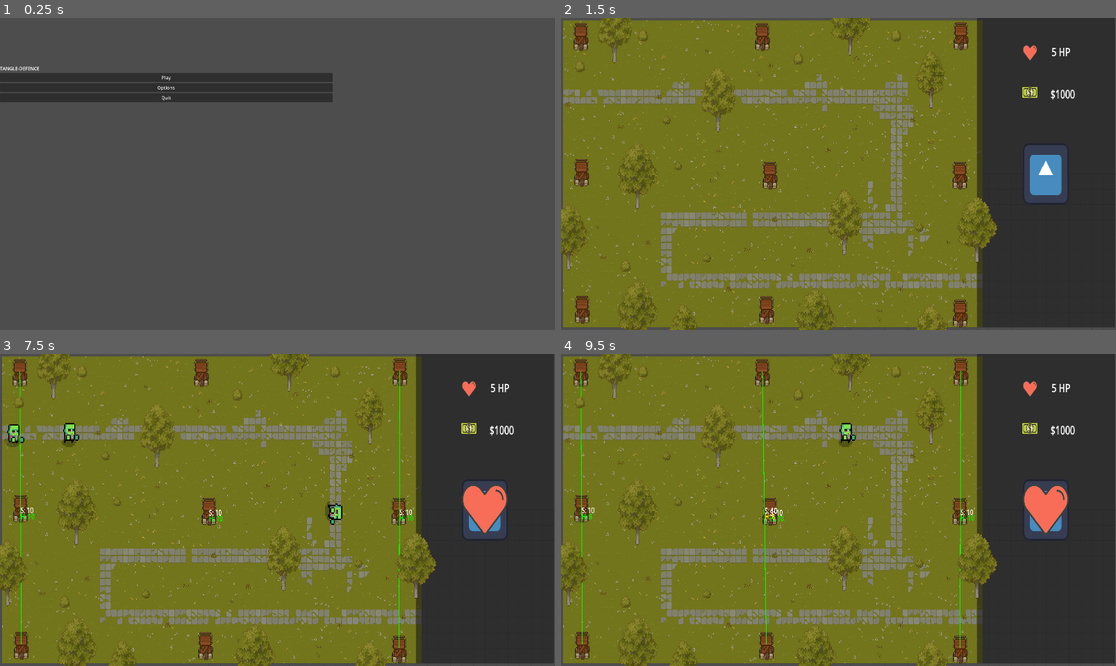
Above: before the commit, frames 1-4 (two rows, left to right).
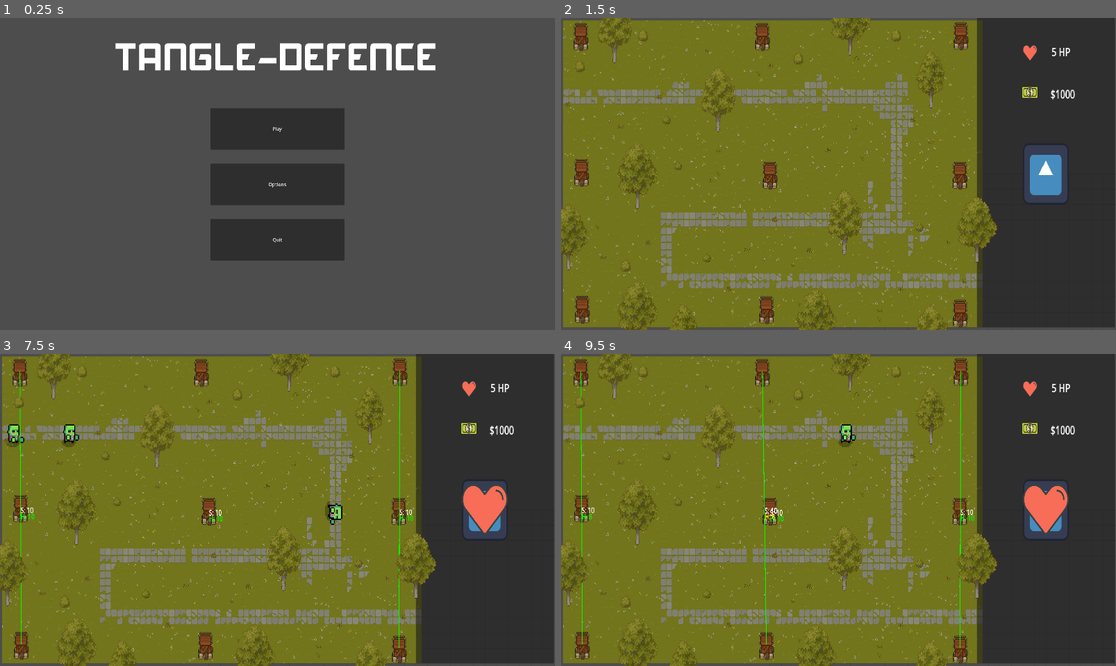
Above: after the commit, the same moments.

Repository: bmachado18/tangle-defence
Game: Godot game, scene res://scenes/menu_scenes/UI.tscn
The game is run twice, just before and just after one commit, with the same random seed, the same clock (stepped at 60 frames per second) and the same inputs. This scene is started directly instead of the project's main scene. The engine's default icon, where the game draws it, is replaced by a stand-in: a white triangle on a blue panel in a dark square.
Inputs (mouse positions are in pixels of both pictures, inside the frame that each line leads up to):
- Up to frame 1 (0.25 s): no input
- Up to frame 2 (1.5 s): click "Options" at 0.5 s; click "Play" at 1.25 s
- Up to frame 3 (7.5 s): click (482, 510) at 2 s; click (482, 510) at 2.75 s; click (482, 510) at 3.5 s; move the mouse to (210, 510) at 4.27 s; click (210, 510) at 4.42 s; move the mouse to (399, 369) at 5.02 s; click (399, 369) at 5.17 s; move the mouse to (399, 647) at 5.77 s; click (399, 647) at 5.92 s; move the mouse to (22, 644) at 6.52 s; click (22, 644) at 6.67 s; move the mouse to (22, 372) at 7.27 s; click (22, 372) at 7.42 s
- Up to frame 4 (9.5 s): move the mouse to (760, 372) at 8.02 s; click (760, 372) at 8.17 s; move the mouse to (766, 644) at 8.77 s; click (766, 644) at 8.92 s

The runs differ from the first frame. In frame 1, 17% of the frame differs, in the area x 0-79%, y 8-78%; in frame 2, nothing differs; in frame 3, less than 0.1%; in frame 4, less than 0.1%.

Commit message:
Feat: Enemies despawn after reaching end

Diff:
--- a/scenes/Enemy.tscn
+++ b/scenes/Enemy.tscn
@@ -74,7 +74,7 @@
 [node name="AnimatedSprite2D" type="AnimatedSprite2D" parent="."]
 scale = Vector2(2.6, 2.6)
 sprite_frames = SubResource("SpriteFrames_isvm2")
-frame_progress = 0.0097186
+frame_progress = 0.167467
 
 [node name="player_damage" type="AudioStreamPlayer2D" parent="."]
 stream = ExtResource("10_82o86")
@@ -82,5 +82,4 @@
 [node name="edge_remove" type="AudioStreamPlayer2D" parent="."]
 stream = ExtResource("11_1gqeq")
 
-[connection signal="edge_collision" from="." to="." method="_on_edge_collision"]
-[connection signal="edge_death" from="." to="." method="_on_edge_death"]
+[connection signal="enemy_despawn" from="." to="." method="_on_enemy_despawn"]
--- a/scenes/menu_scenes/UI.tscn
+++ b/scenes/menu_scenes/UI.tscn
@@ -1,7 +1,13 @@
-[gd_scene load_steps=3 format=3 uid="uid://bswe25340gm8u"]
+[gd_scene load_steps=6 format=3 uid="uid://bswe25340gm8u"]
 
 [ext_resource type="Script" uid="uid://k82w2r5hxaqo" path="res://scripts/menu/main_menu.gd" id="1_w4w6c"]
 [ext_resource type="AudioStream" uid="uid://rvxosxhhgiyp" path="res://assets/audio/click.wav" id="2_5glal"]
+[ext_resource type="FontFile" uid="uid://bemrttiqrgs7x" path="res://assets/ui/fonts/akashi.ttf" id="3_a2jmn"]
+[ext_resource type="Theme" uid="uid://d35wy3gqpn5rq" path="res://assets/default_theme.tres" id="4_1r6f3"]
+
+[sub_resource type="LabelSettings" id="LabelSettings_r26rp"]
+font = ExtResource("3_a2jmn")
+font_size = 128
 
 [node name="UI" type="Control"]
 layout_mode = 3
@@ -12,35 +18,46 @@
 grow_vertical = 2
 script = ExtResource("1_w4w6c")
 
-[node name="MarginContainer" type="MarginContainer" parent="."]
+[node name="button_click" type="AudioStreamPlayer" parent="."]
+stream = ExtResource("2_5glal")
+
+[node name="Label" type="Label" parent="."]
 layout_mode = 0
-offset_top = 163.0
-offset_right = 1151.0
-offset_bottom = 420.0
+offset_top = 88.0
+offset_right = 1920.0
+offset_bottom = 280.0
+text = "TANGLE-DEFENCE"
+label_settings = SubResource("LabelSettings_r26rp")
+horizontal_alignment = 1
 
-[node name="VBoxContainer" type="VBoxContainer" parent="MarginContainer"]
+[node name="button_quit" type="Button" parent="."]
 layout_mode = 2
-
-[node name="Label" type="Label" parent="MarginContainer/VBoxContainer"]
-layout_mode = 2
-text = "TANGLE-DEFENCE"
-
-[node name="button_play" type="Button" parent="MarginContainer/VBoxContainer"]
-layout_mode = 2
-text = "Play"
-
-[node name="button_options" type="Button" parent="MarginContainer/VBoxContainer"]
-layout_mode = 2
-text = "Options"
-
-[node name="button_quit" type="Button" parent="MarginContainer/VBoxContainer"]
-layout_mode = 2
+offset_left = 728.0
+offset_top = 696.0
+offset_right = 1192.0
+offset_bottom = 840.0
+theme = ExtResource("4_1r6f3")
 text = "Quit
 "
 
-[node name="button_click" type="AudioStreamPlayer" parent="."]
-stream = ExtResource("2_5glal")
+[node name="button_options" type="Button" parent="."]
+layout_mode = 2
+offset_left = 728.0
+offset_top = 504.0
+offset_right = 1192.0
+offset_bottom = 648.0
+theme = ExtResource("4_1r6f3")
+text = "Options"
 
-[connection signal="pressed" from="MarginContainer/VBoxContainer/button_play" to="." method="_on_button_play_pressed"]
-[connection signal="pressed" from="MarginContainer/VBoxContainer/button_options" to="." method="_on_button_options_pressed"]
-[connection signal="pressed" from="MarginContainer/VBoxContainer/button_quit" to="." method="_on_button_quit_pressed"]
+[node name="button_play" type="Button" parent="."]
+layout_mode = 2
+offset_left = 728.0
+offset_top = 312.0
+offset_right = 1192.0
+offset_bottom = 456.0
+theme = ExtResource("4_1r6f3")
+text = "Play"
+
+[connection signal="pressed" from="button_quit" to="." method="_on_button_quit_pressed"]
+[connection signal="pressed" from="button_options" to="." method="_on_button_options_pressed"]
+[connection signal="pressed" from="button_play" to="." method="_on_button_play_pressed"]
--- a/scripts/Enemy.gd
+++ b/scripts/Enemy.gd
@@ -1,7 +1,6 @@
 extends PathFollow2D
 
-signal edge_collision
-signal edge_death
+signal enemy_despawn
 
 var base_speed := 0.1
 var current_speed := base_speed
@@ -22,6 +21,11 @@
 func _process(delta):
 	time_since_last_attack += delta
 	progress_ratio += delta * current_speed
+
+	if progress_ratio >= 1.0:
+		enemy_despawn.emit()
+		queue_free()
+
 
 	var touched := false
 	for edge in get_tree().get_nodes_in_group("Edges"):
@@ -71,12 +75,5 @@
 		call_deferred("queue_free")
 
 
-func _on_edge_collision() -> void:
-	$edge_remove.play()
-	print("Edge collision audio should be triggered")
-
-
-
-
-func _on_edge_death() -> void:
+func _on_enemy_despawn() -> void:
 	pass # Replace with function body.
--- a/scripts/main.gd
+++ b/scripts/main.gd
@@ -176,11 +176,14 @@
 	print("spawned")
 	if current_wave_enemies_spawned < current_wave_enemy_target:
 		# Init the enemy
+
 		var enemy = preload("res://scenes/Enemy.tscn").instantiate()
 		enemy.progress = 0
 
 		# add enemy to the 2D path
 		$Path2D.add_child(enemy)
+		enemy.enemy_despawn.connect(_on_enemy_despawn)
+
 
 		current_wave_enemies_spawned += 1
 
@@ -245,6 +248,11 @@
 	is_placing_node = false
 	$Panel/TextureButton.button_pressed = false
 
+func _on_enemy_despawn(enemy = null) -> void:
+	print("Enemy despawned")
+
+	if enemy:
+		enemy.queue_free()  # Optional: if not already freed
 
 
 func _draw():
